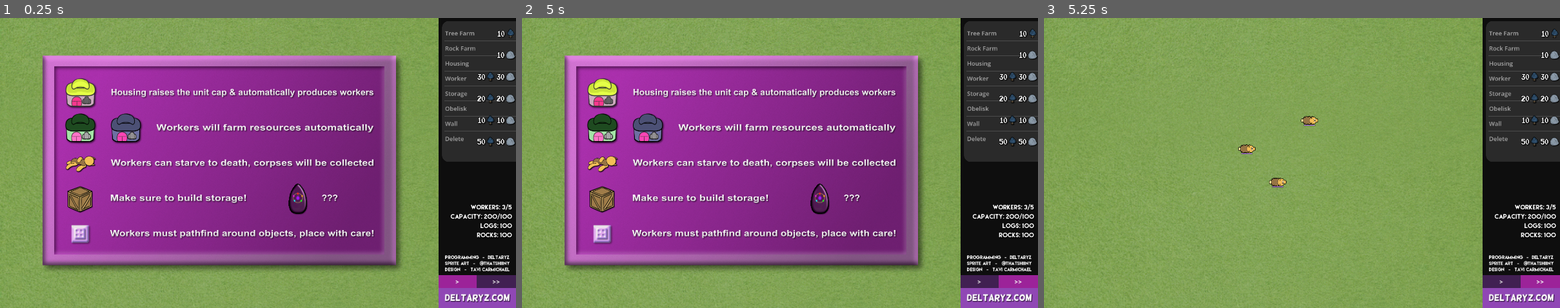
Above: before the commit, frames 1-3 (left to right).
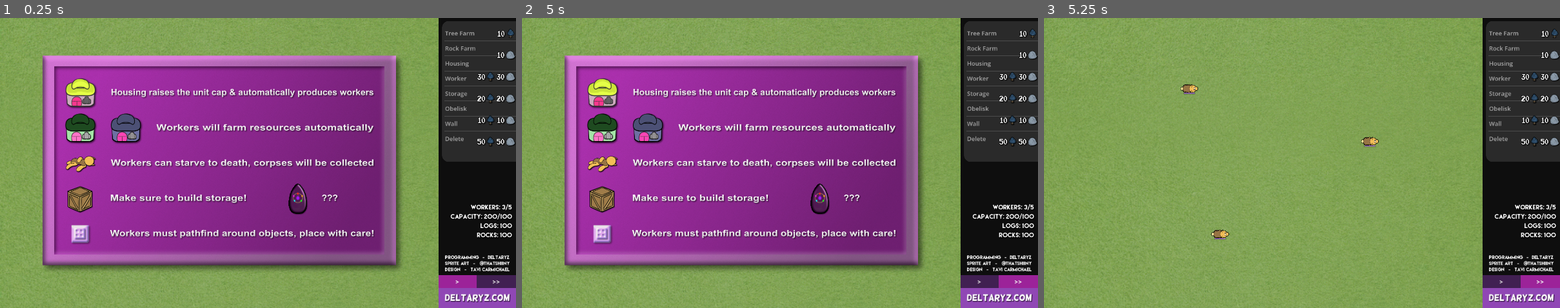
Above: after the commit, the same moments.

Repository: deltaryz/horsepower
Game: Godot game, scene res://game.tscn
Same seed, same stepped clock (60 frames per second), same inputs: the game is played once before the commit and once after it.
Inputs (mouse positions are in pixels of both pictures, inside the frame that each line leads up to):
- Up to frame 1 (0.25 s): no input
- Up to frame 2 (5 s): click ">" at 0.5 s; click ">>" at 1.25 s; click ">" at 2 s; click ">>" at 2.75 s; click ">" at 3.5 s; click ">>" at 4.25 s
- Up to frame 3 (5.25 s): tap Enter at 5 s; move the mouse to (1415, 148) at 5.02 s; press the mouse at (1415, 148) at 5.03 s

Frames 1-2 are identical in both runs. In frame 3, 0.5% of the frame differs, in the area x 26-65%, y 22-77%.

Commit message:
Make workers pick closest task and storage instead of random, no target spam

Diff:
--- a/Resources.gd
+++ b/Resources.gd
@@ -14,6 +14,23 @@
 
 @onready var task_controller = $"../TaskController"
 @onready var nomoney: AudioStreamPlayer = $"../nomoney"
+
+# Retrieve a dictionary of storages in order by distance from given location
+func get_storage_by_distance(pos: Vector2):
+	var distance_storages = {}
+	for box in storages:
+		var distance = pos.distance_to(box.position)
+		distance_storages[distance] = box
+
+	var keys = distance_storages.keys()
+	keys.sort()
+
+	var returned_array = []
+	for key in keys:
+		returned_array.append(distance_storages[key])
+
+	return returned_array
+
 
 # Called when the node enters the scene tree for the first time.
 func _ready():
--- a/game.tscn
+++ b/game.tscn
@@ -271,13 +271,13 @@
 max_polyphony = 20
 
 [node name="Worker" parent="." instance=ExtResource("3_wgsja")]
-position = Vector2(592, 383)
+position = Vector2(424, 207)
 
 [node name="Worker2" parent="." instance=ExtResource("3_wgsja")]
-position = Vector2(682, 480)
+position = Vector2(514, 632)
 
 [node name="Worker3" parent="." instance=ExtResource("3_wgsja")]
-position = Vector2(775, 300)
+position = Vector2(951, 361)
 
 [node name="Prices" type="Sprite2D" parent="."]
 scale = Vector2(1.177, 1.177)
@@ -291,6 +291,7 @@
 fixed_fps = 60
 
 [node name="Tutorial" type="Sprite2D" parent="."]
+visible = false
 z_index = 4096
 position = Vector2(0, 56)
 texture = ExtResource("18_35uvt")
--- a/tasks.gd
+++ b/tasks.gd
@@ -15,6 +15,7 @@
 var workers = []
 
 func _ready():
+	Tutorial.visible = true
 	Engine.time_scale = 0
 
 # Creates a new worker
@@ -46,6 +47,31 @@
 		# Time to pick a random one
 		if not available.is_empty():
 			return available.pick_random()
+
+# Returns array of available tasks in order by distance
+func get_available_task_by_distance(pos: Vector2):
+	if taskQueue.size() != 0:
+
+		# construct available task list
+		var available = []
+		for task: datastructures.Task in taskQueue:
+			if task != null:
+				if(task.status == datastructures.Status.AVAILABLE):
+					available.append(task)
+
+		var distance_tasks = {}
+		for task in available:
+			var distance = pos.distance_to(task.position)
+			distance_tasks[distance] = task
+
+		var keys = distance_tasks.keys()
+		keys.sort()
+
+		var returned_array = []
+		for key in keys:
+			returned_array.append(distance_tasks[key])
+
+		return returned_array
 
 # Check if a provided task is present in the current array
 func check_task(task: datastructures.Task):
--- a/worker.gd
+++ b/worker.gd
@@ -3,7 +3,7 @@
 const datastructures = preload("res://datastructures.gd")
 
 const MASS = 10.0
-const ARRIVE_DISTANCE = 10.0
+const ARRIVE_DISTANCE = 12.0
 
 @export var speed: float = 200.0
 
@@ -80,7 +80,7 @@
 	remove_child(HungerBar)
 	_tile_map.add_child(HungerBar)
 
-	_change_state(datastructures.Behavior.IDLE)
+	_state = datastructures.Behavior.IDLE
 	# Region should match the size of the playable area plus one (in tiles).
 	_astar.region = BOUNDS
 	_astar.cell_size = CELL_SIZE
@@ -91,7 +91,7 @@
 	_astar.update()
 
 # Recalculate collision
-func recalculate_solids(solid_destination: bool = false):
+func recalculate_solids():
 	# Determine which tiles are solid
 	for i in range(_astar.region.position.x, _astar.region.end.x):
 		for j in range(_astar.region.position.y, _astar.region.end.y):
@@ -103,16 +103,17 @@
 				_astar.set_point_solid(pos)
 			else:
 				_astar.set_point_solid(pos, false)
-	if solid_destination == false:
-		# Make sure our destination is considered walkable
-		if current_task != null:
-			_astar.set_point_solid(_tile_map.local_to_map(current_task.position), false)
 
 # Check if tile is solid based on local position
 func is_point_walkable(local_position: Vector2, solid_destination: bool = false):
 	var map_position = _tile_map.local_to_map(local_position)
 	if _astar.is_in_boundsv(map_position):
-		recalculate_solids(solid_destination)
+		recalculate_solids()
+
+		# Make sure destination is walkable
+		if solid_destination == false:
+			_astar.set_point_solid(_tile_map.local_to_map(local_position), false)
+
 		return not _astar.is_point_solid(map_position)
 	return false
 
@@ -122,7 +123,7 @@
 		_path.clear()
 
 # Perform pathfinding from local_start_point to local_end_point
-func find_path(local_start_point, local_end_point):
+func find_path(local_start_point, local_end_point, solid_destination = false):
 	clear_path()
 
 	recalculate_solids()
@@ -136,6 +137,10 @@
 	_start_point.y = clamp(_start_point.y, BOUNDS.position.y, BOUNDS.position.y + BOUNDS.size.y - 1)
 	_end_point.x = clamp(_end_point.x, BOUNDS.position.x, BOUNDS.position.x + BOUNDS.size.x - 1)
 	_end_point.y = clamp(_end_point.y, BOUNDS.position.y, BOUNDS.position.y + BOUNDS.size.y - 1)
+
+	# Make sure destination is walkable
+	if solid_destination == false:
+		_astar.set_point_solid(_end_point, false)
 
 	# Perform pathfinding
 	_path = _astar.get_point_path(_start_point, _end_point)
@@ -166,13 +171,7 @@
 
 		datastructures.Behavior.IDLE:
 			HeldItemSprite.visible = false
-
-			# Check for available tasks
-			var task: datastructures.Task = TaskController.get_available_task()
-			if task != null:
-				# Make sure it actually exists
-				start_task(task)
-			# else: There are no available tasks. do nothing
+			_change_state(datastructures.Behavior.IDLE, false)
 
 		datastructures.Behavior.WALK, datastructures.Behavior.EAT:
 			HeldItemSprite.visible = false
@@ -361,16 +360,10 @@
 
 # Transition between states
 func _change_state(new_state, randomDeath: bool = true):
+	Target.visible = false
 	match new_state:
 
 		datastructures.Behavior.IDLE:
-
-			# random chance to kill itself
-			# TODO: remove this
-			#if randomDeath == true:
-				#var random = randi_range(0, 100)
-				#if random == 69 and TaskController.workers.size() > 1:
-					#kill()
 
 			clear_path()
 
@@ -379,7 +372,7 @@
 				# Don't do anything different for 3
 
 				2:
-					var rng = randi_range(0,4)
+					var rng = randi_range(0,5)
 					if rng == 1:
 						_change_state(datastructures.Behavior.PLANT_FARM)
 						new_state = datastructures.Behavior.PLANT_FARM
@@ -391,6 +384,24 @@
 						_change_state(datastructures.Behavior.EAT)
 						new_state = datastructures.Behavior.EAT
 
+			# Are we still idle??
+			if new_state == datastructures.Behavior.IDLE:
+
+				# Pick closest accessible task
+				var tasks = TaskController.get_available_task_by_distance(position)
+				if tasks != null:
+
+					# Removing inaccessible
+					for task in tasks:
+						var path = find_path(position, task.position)
+						if path.size() == 0:
+							# Not accessible
+							tasks.erase(task)
+
+					if tasks.size() > 0:
+						start_task(tasks[0])
+						new_state = tasks[0].behavior
+
 		datastructures.Behavior.EAT:
 			var target: datastructures.Farm = Resources.food_sources.pick_random()
 			# TODO: pick closest
@@ -398,6 +409,8 @@
 			new_state = current_task.behavior
 
 		datastructures.Behavior.PLANT_FARM:
+
+			# TODO: make player zone where farms can be placed
 			var location = _tile_map.map_to_local(random_coordinates())
 			while is_point_walkable(location, true) == false:
 				# Keep randomizing until we find a valid spot
@@ -416,12 +429,26 @@
 
 		datastructures.Behavior.DEPOSIT_LOG, datastructures.Behavior.DEPOSIT_ROCK, datastructures.Behavior.DEPOSIT_CORPSE:
 			# Pick a storage receptacle
-			# TODO: actually determine closest one
 			if Resources.storages.size() > 0:
-				var target_storage = Resources.storages.pick_random()
-				current_task = datastructures.Task.new(target_storage.position, new_state)
-			else:
-				# TODO: indicate player needs to build storage
+
+				# Storages in order by distance
+				var candidates = Resources.get_storage_by_distance(position)
+
+				# Remove inaccessible from candidates
+				for box in candidates:
+					var path = find_path(position, box.position)
+					if path.size() == 0:
+						# Not accessible
+						candidates.erase(box)
+
+				if candidates.size() == 0:
+					# No candidatges
+					nomoney.play()
+					new_state = datastructures.Behavior.IDLE
+				else:
+					current_task = datastructures.Task.new(candidates[0].position, new_state)
+
+			else:
 				nomoney.play()
 				new_state = datastructures.Behavior.IDLE
 
@@ -437,7 +464,8 @@
 func kill():
 	print("Worker died at " + str(position))
 	deathsound.play()
-	current_task.reset()
+	if current_task != null:
+		current_task.reset()
 	if particles != null:
 		particles.emitting = false
 		particles.queue_free()
Not shown, changed: README.md
